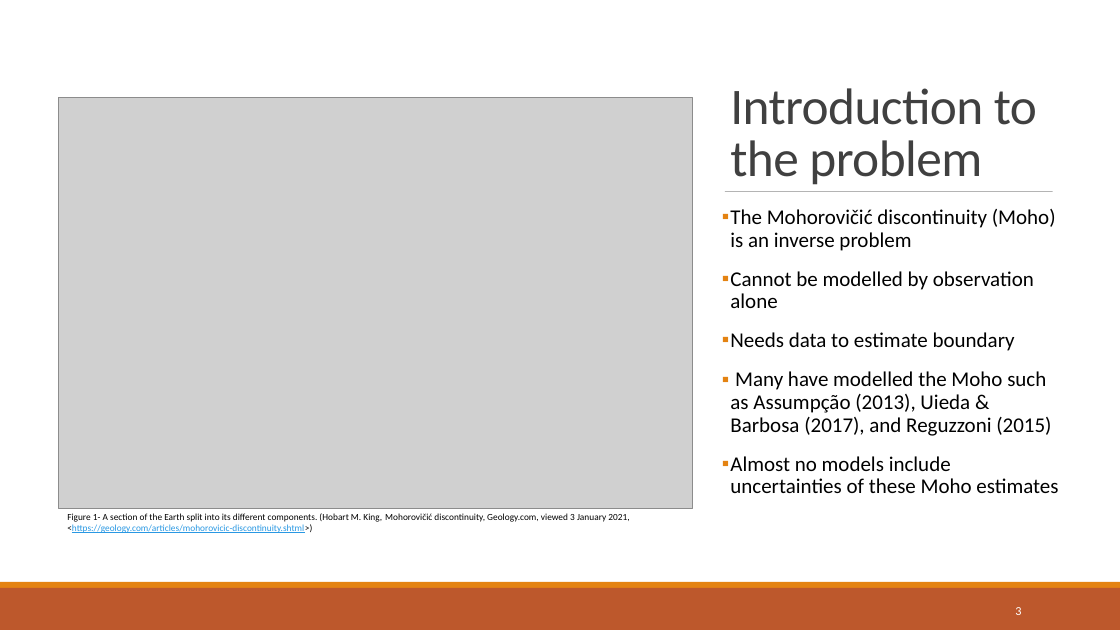
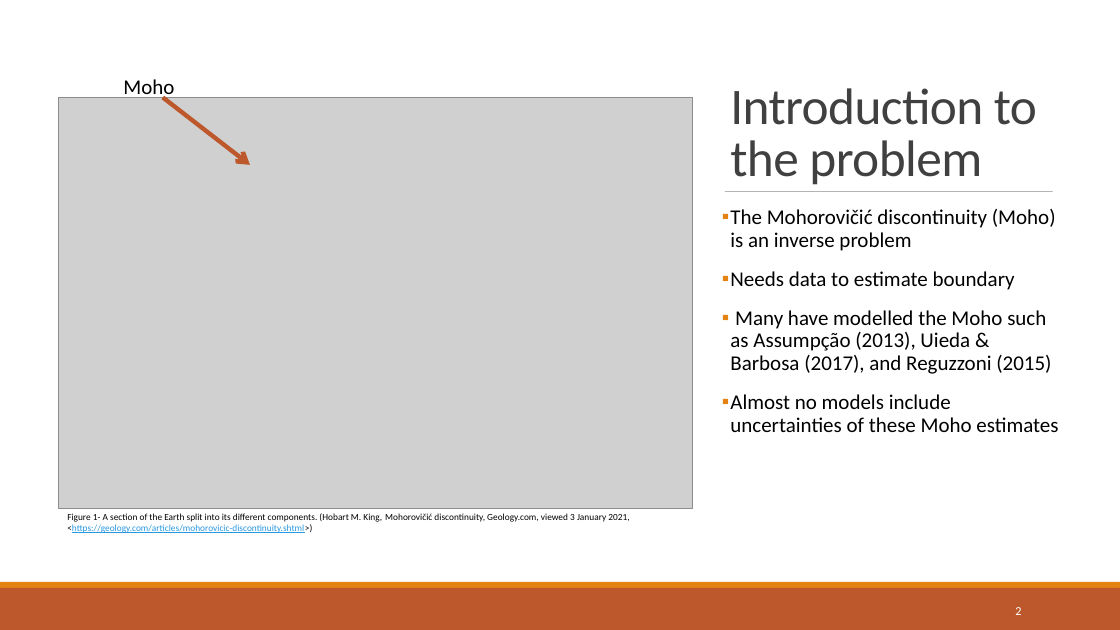
Before and after one commit to compgeolab/dissertation-moho-uncertainty, a slide deck: slide 2 of presentation/Project presentation.pptx (slide 3 before the commit). Drawn at 1120x630 pixels with LibreOffice and Linux fonts; fonts in the diff are those of the drawing; grey boxes stand for pictures. Boxes give left, top, right and bottom in pixels: in the first picture for what was removed or moved away, otherwise in the second. Text is boxed around its words. In the diff, an @@ line names an element or a change of style, - is before the commit and + after.

```diff
--- a/presentation/Project presentation.pptx
+++ b/presentation/Project presentation.pptx
@@ text added at [123,79,174,101], 18 pt, text #000000 @@
+Moho
@@ arrow added from (163, 97) to (250, 165), #BD582C 3.75 pt @@
@@ text at [730,271,1034,308]: paragraph removed @@
-▪ Cannot be modelled by observation alone
@@ page number at [1015,607,1021,615]: text changed @@
-3
+2
```
Also in this commit, not shown: 10 other slides changed, 2 slides added, 4 slides removed.
